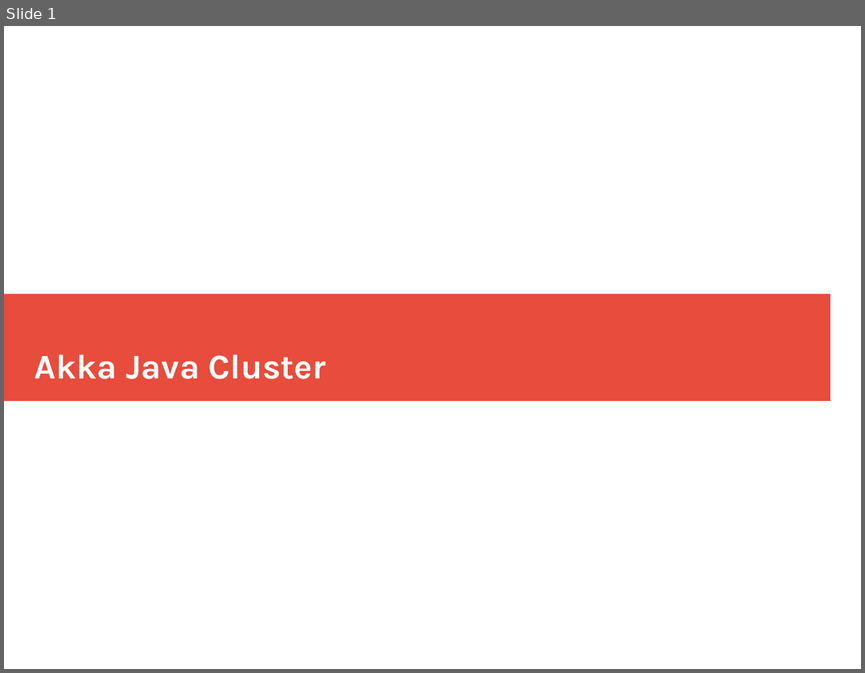
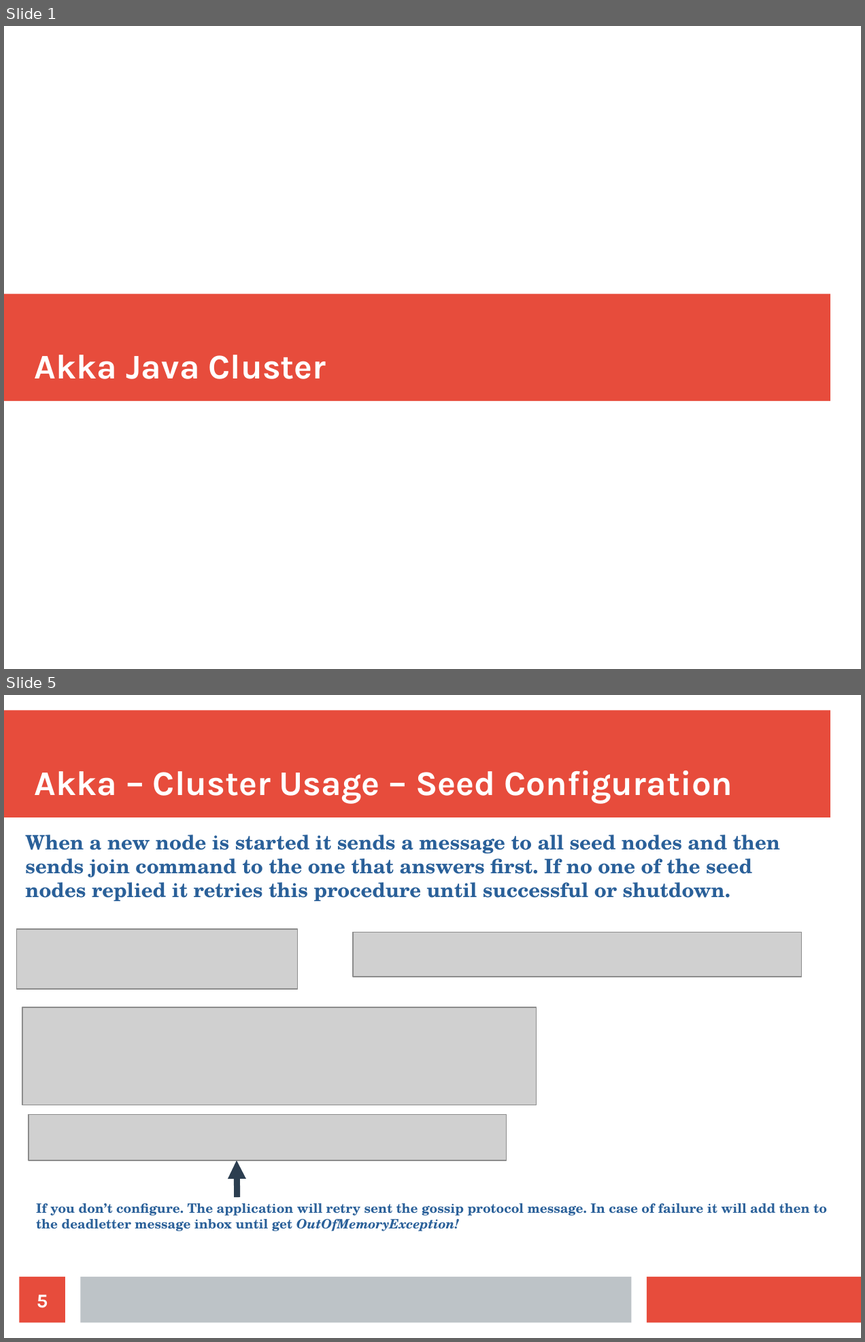
Before and after one commit to bytemania/akka-java-cluster, a slide deck: src/main/resources/res/presentation.odp. Shown one above the other, each under a label of ours: slide 1 before the commit, slides 1 and 5 after it; the slides between them are not shown. The pictures are 865x673 and 865x1342 pixels, drawn with LibreOffice and Linux fonts; fonts in the diff are those of the drawing; grey boxes stand for pictures. Boxes give left, top, right and bottom in pixels: in the first picture for what was removed or moved away, otherwise in the second. Text is boxed around its words. In the diff, an @@ line names an element or a change of style, - is before the commit and + after.

```diff
--- a/src/main/resources/res/presentation.odp
+++ b/src/main/resources/res/presentation.odp
@@ slide 5 added at box(4, 695, 861, 1338), background #FFFFFF @@
@@ rectangle added at box(4, 711, 830, 818), fill #E74C3C @@
@@ title added at box(35, 770, 733, 803), 32 pt, text #FFFFFF, bold @@
+Akka – Cluster Usage – Seed Configuration
@@ text added at box(25, 834, 780, 901), 18.5 pt, text #2A6099, bold @@
+When a new node is started it sends a message to all seed nodes and then sends join command to the one that answers first. If no one of the seed nodes replied it retries this procedure until successful or shutdown.
@@ picture added at box(17, 929, 298, 989) @@
@@ picture added at box(353, 932, 802, 977) @@
@@ picture added at box(22, 1008, 536, 1106) @@
@@ picture added at box(28, 1114, 507, 1160) @@
@@ arrow added from (237, 1198) to (237, 1160), #2C3E50 5.67 pt @@
@@ text added at box(36, 1203, 827, 1231), 12 pt, text #2A6099, bold @@
+If you don’t configure. The application will retry sent the gossip protocol message. In case of failure it will add then to the deadletter message inbox until get OutOfMemoryException!
@@ page number added at box(20, 1276, 65, 1323), fill #E74C3C, 18 pt, text #FFFFFF, bold @@
+5
@@ rectangle added at box(80, 1276, 632, 1323), fill #BDC3C7 @@
@@ rectangle added at box(647, 1276, 861, 1323), fill #E74C3C @@
```
Also in this commit, not shown: 8 other slides added, 1 slide removed, 2 other files.
